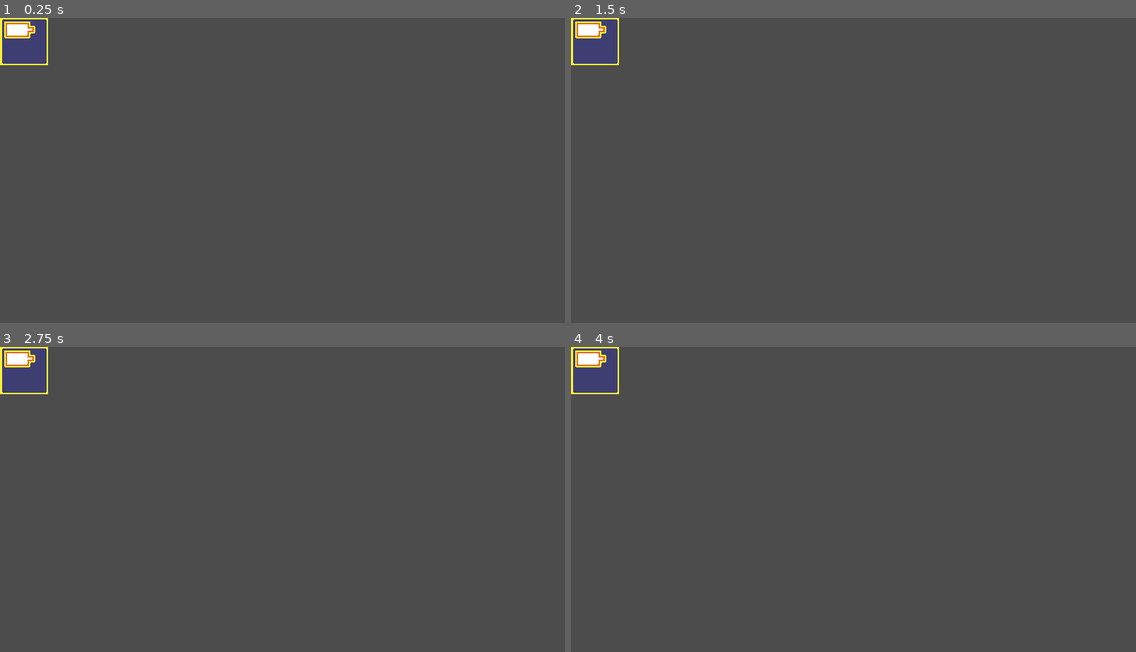
Above: before the commit, frames 1-4 (two rows, left to right).
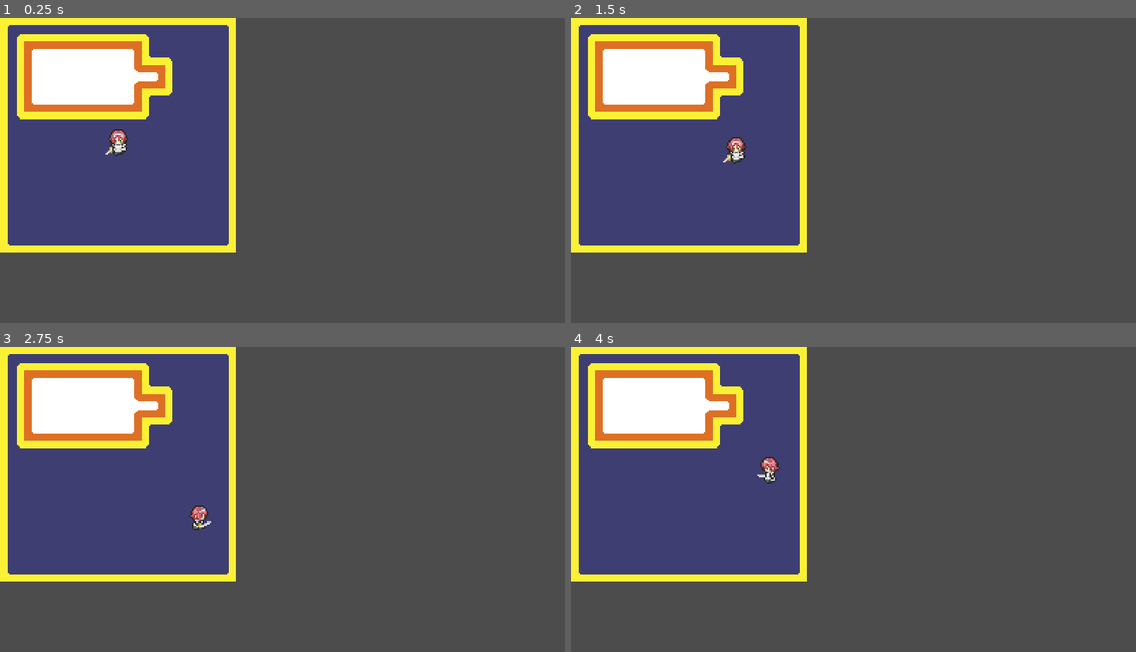
Above: after the commit, the same moments.

Repository: Boyquotes/reversibledungeons
Game: Godot game, scene res://Dungeon.tscn
Two runs of this game, one before a commit and one after it. Both use one fixed random seed, a clock stepped at 60 frames per second and the inputs below.
Inputs:
- Up to frame 1 (0.25 s): no input
- Up to frame 2 (1.5 s): hold Right (ui_right) 0.53-1.28 s; hold Down (ui_down) from 1.28 s (still down)
- Up to frame 3 (2.75 s): release Down (ui_down) at 2.03 s; hold Right (ui_right) from 2.03 s (still down)
- Up to frame 4 (4 s): release Right (ui_right) at 2.78 s; hold Up (ui_up) 2.78-3.53 s; hold Left (ui_left) from 3.53 s (still down)

The runs differ from the first frame. In frame 1, 32% of the frame differs, in the area x 0-42%, y 0-77%; in frame 2, 32%; in frame 3, 32%; in frame 4, 32%.

Commit message:
Update Dungeon.tscn
playerを追加

Diff:
--- a/Dungeon.tscn
+++ b/Dungeon.tscn
@@ -1,7 +1,8 @@
-[gd_scene load_steps=3 format=2]
+[gd_scene load_steps=4 format=2]
 
 [ext_resource path="res://Level/TileSet/SampleTileSet.tres" type="TileSet" id=1]
 [ext_resource path="res://Level/Level.gd" type="Script" id=2]
+[ext_resource path="res://Player/Player.tscn" type="PackedScene" id=3]
 
 [node name="Dungeon" type="Node2D"]
 script = ExtResource( 2 )
@@ -10,3 +11,11 @@
 tile_set = ExtResource( 1 )
 cell_size = Vector2( 16, 16 )
 format = 1
+
+[node name="Player" parent="." instance=ExtResource( 3 )]
+frame = 3
+
+[node name="Camera2D" type="Camera2D" parent="."]
+anchor_mode = 0
+current = true
+zoom = Vector2( 0.2, 0.2 )
